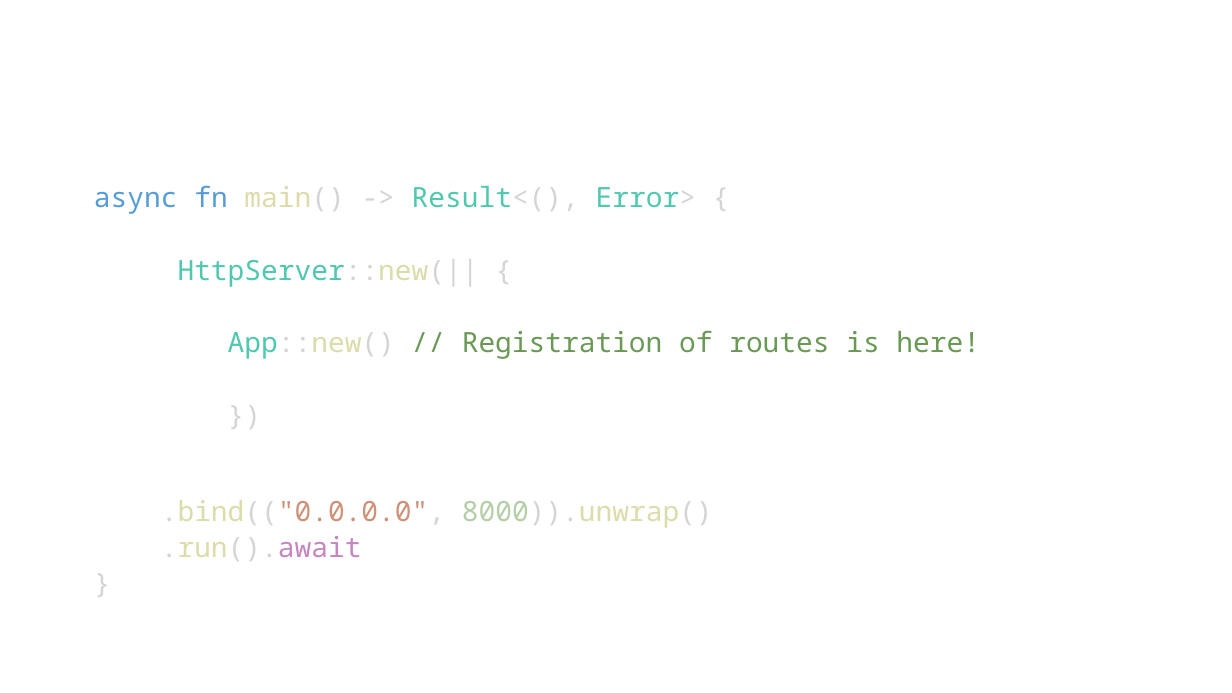
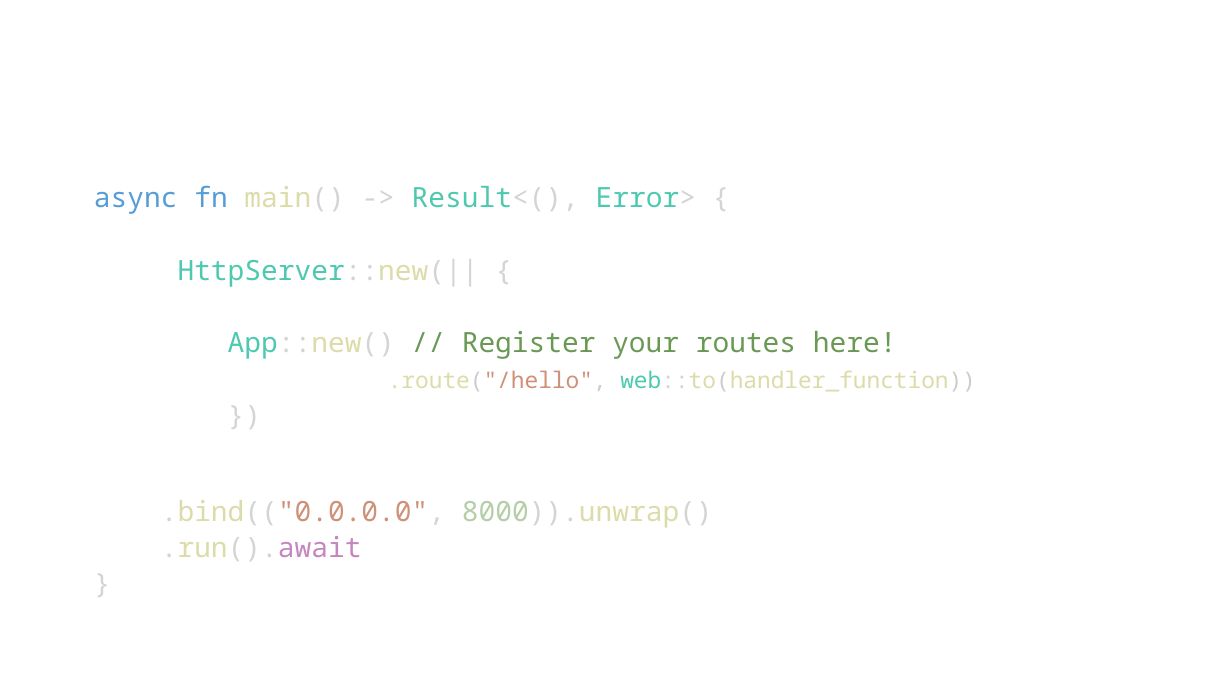
Before and after one commit to floscodes/actix_talk, a slide deck: slide 4 of Pres.pptx. Drawn at 1232x693 pixels with LibreOffice and Linux fonts; fonts in the diff are those of the drawing. Boxes give left, top, right and bottom in pixels: in the first picture for what was removed or moved away, otherwise in the second. Text is boxed around its words. In the diff, an @@ line names an element or a change of style, - is before the commit and + after.

```diff
--- a/Pres.pptx
+++ b/Pres.pptx
@@ text at bbox=[228, 331, 976, 392]: text changed; size 21.7 to 17.8 pt; text colour #6A9955 to #DCDCAA @@
-App::new() // Registration of routes is here!
+App::new() // Register your routes here!
+.route("/hello", web::to(handler_function))
```
Also in this commit, not shown: 1 other slide changed, 1 slide added, 2 slides removed, 1 other file.
